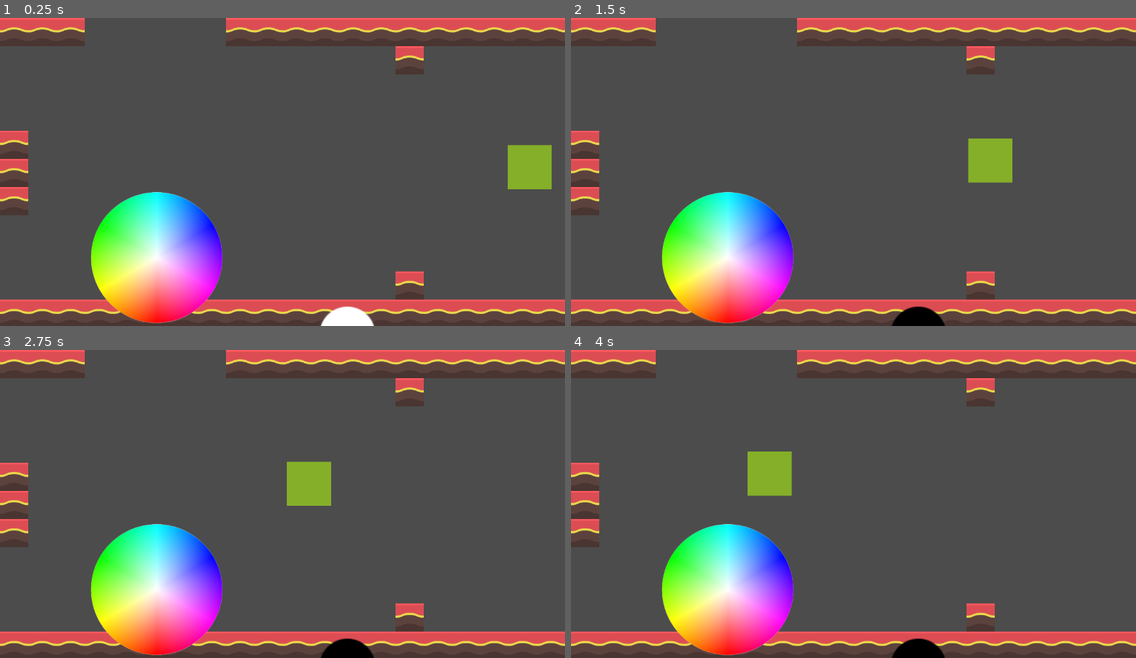
Above: before the commit, frames 1-4 (two rows, left to right).
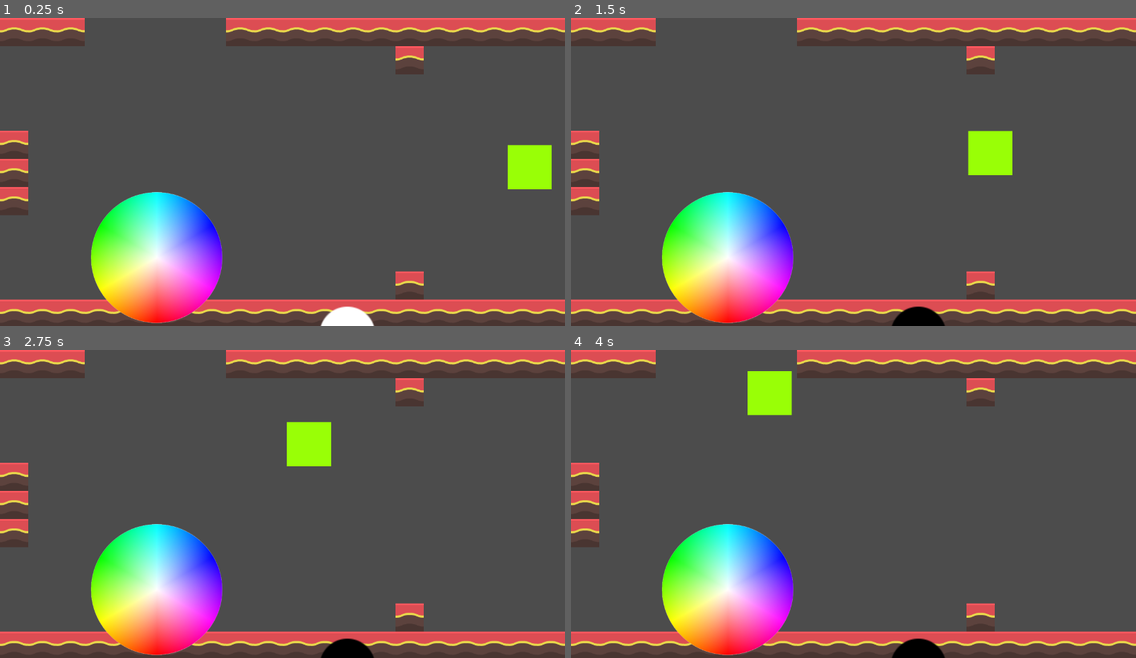
Above: after the commit, the same moments.

Repository: fgonzale99/gravedad
Game: Godot game, scene res://main.tscn
The game is run twice, just before and just after one commit, with the same random seed, the same clock (stepped at 60 frames per second) and the same inputs.
Inputs (mouse positions are in pixels of both pictures, inside the frame that each line leads up to):
- Up to frame 1 (0.25 s): no input
- Up to frame 2 (1.5 s): move the mouse to (977, 156) at 0.52 s; click (977, 156) at 0.67 s; move the mouse to (740, 187) at 1.27 s; click (740, 187) at 1.42 s
- Up to frame 3 (2.75 s): move the mouse to (339, 436) at 2.02 s; click (339, 436) at 2.17 s
- Up to frame 4 (4 s): move the mouse to (825, 565) at 2.77 s; click (825, 565) at 2.92 s; move the mouse to (1023, 550) at 3.52 s; click (1023, 550) at 3.67 s

The runs differ from the first frame. In frame 1, 1.1% of the frame differs, in the area x 89-98%, y 41-56%; in frame 2, 1.3%; in frame 3, 2.1%; in frame 4, 2.3%, in the area x 31-40%, y 6-48%.

Commit message:
colores del borde

Diff:
--- a/Main.gd
+++ b/Main.gd
@@ -1,5 +1,7 @@
 extends Node2D
 var Enemy = preload ("res://enemigo.tscn")
+var lista_c = []
+
 
 #declara señal
 signal seleccionaColor(color)
@@ -21,6 +23,8 @@
 	var pickedColor=image.get_pixel(coordenadasMouse.x-posicionAbsolutaWheel.x,
 	coordenadasMouse.y-posicionAbsolutaWheel.y)
 	image.unlock()
+	lista_c.append([pickedColor])
+	print(lista_c)
 	return pickedColor
 
 
--- a/enemigo.gd
+++ b/enemigo.gd
@@ -3,8 +3,6 @@
 var h_speed = 200
 var v_speed = 0
 var selectedColor = Color('ffffff')
-
-
 
 
 const images = [preload("res://assets/triangle.png"),
@@ -15,8 +13,9 @@
 # Called when the node enters the scene tree for the first time.
 func _ready():
 	randomize()
+	var coloresAceptados = [[0.066667,0.027451,1,1], [0.039216,0.196078,1,1], [0.039216,0.360784,1,1], [0.043137,0.509804,1,1], [0.039216,0.65098,1,1], [0.019608,0.803922,1,1], [0.05098,1,1,1], [0.039216,1,0.811765,1], [0.023529,1,0.635294,1], [0.015686,1,0.435294,1], [0.035294,1,0.329412,1], [0.035294,1,0.180392,1], [0.054902,1,0.094118,1], [0.156863,1,0.047059,1], [0.286275,1,0.054902,1], [0.458824,1,0.043137,1], [0.603922,1,0.027451,1], [0.737255,1,0.047059,1], [0.870588,1,0.043137,1], [1,0.960784,0.066667,1], [1,0.807843,0.070588,1], [1,0.639216,0.05098,1], [1,0.458824,0.047059,1], [1,0.317647,0.039216,1], [1,0.152941,0.043137,1], [1,0.043137,0.101961,1], [1,0.054902,0.301961,1], [1,0.078431,0.509804,1], [1,0.082353,0.698039,1], [1,0.054902,0.937255,1], [0.843137,0.047059,1,1], [0.611765,0.031373,1,1]]
+	var escenaPrincipal=get_tree().get_root().find_node("EscenaPrincipal", true, false)
 
-	var escenaPrincipal=get_tree().get_root().find_node("EscenaPrincipal", true, false)
 	#captura señal de escena principal
 	escenaPrincipal.connect("seleccionaColor", self, "_recibeColor")
 
@@ -24,12 +23,11 @@
 	var indiceImagen=int(rand_range(0,2))
 	get_node("Sprite").texture=images[indiceImagen]
 	#pone color al azars
-	var newColor=Color(rand_range(0,1), rand_range(0,1),rand_range(0,1),1)
-	#var newColor=Color(0, 0, 1 ,1)
+	#var newColor=Color(rand_range(0,1), rand_range(0,1),rand_range(0,1),1)
+	var rand_index = rand_range(0, coloresAceptados.size())
+	var newColor = Color(coloresAceptados[rand_index][0], coloresAceptados[rand_index][1], coloresAceptados[rand_index][2], coloresAceptados[rand_index][3])
 
 	get_node("Sprite").modulate  = newColor
-
-
 
 
 #funcion que reasigna color de acuerdo a la señal
